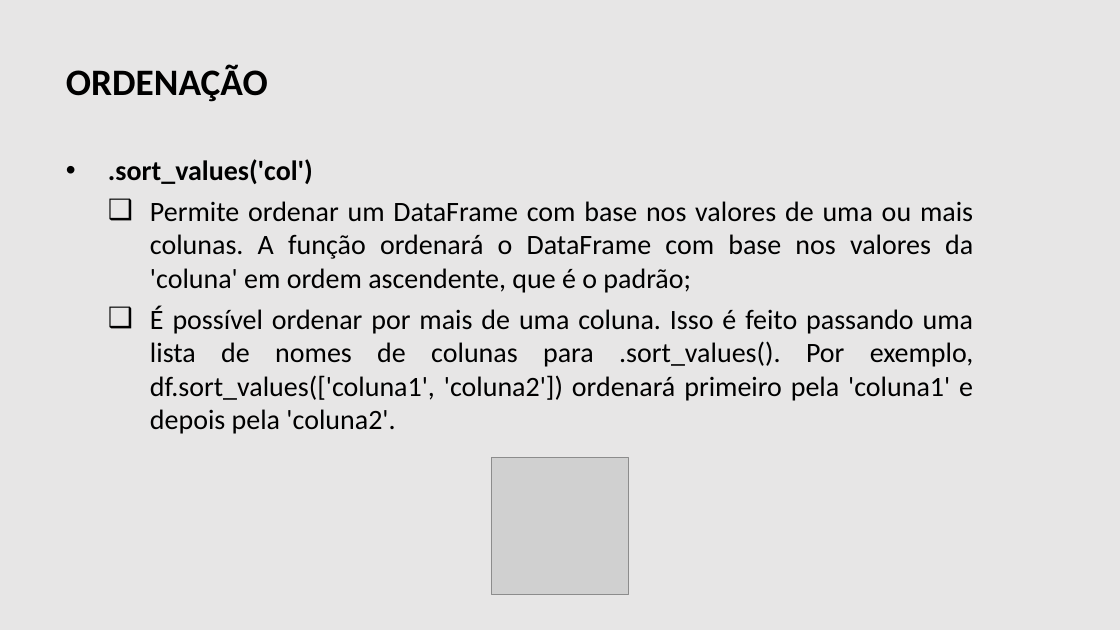
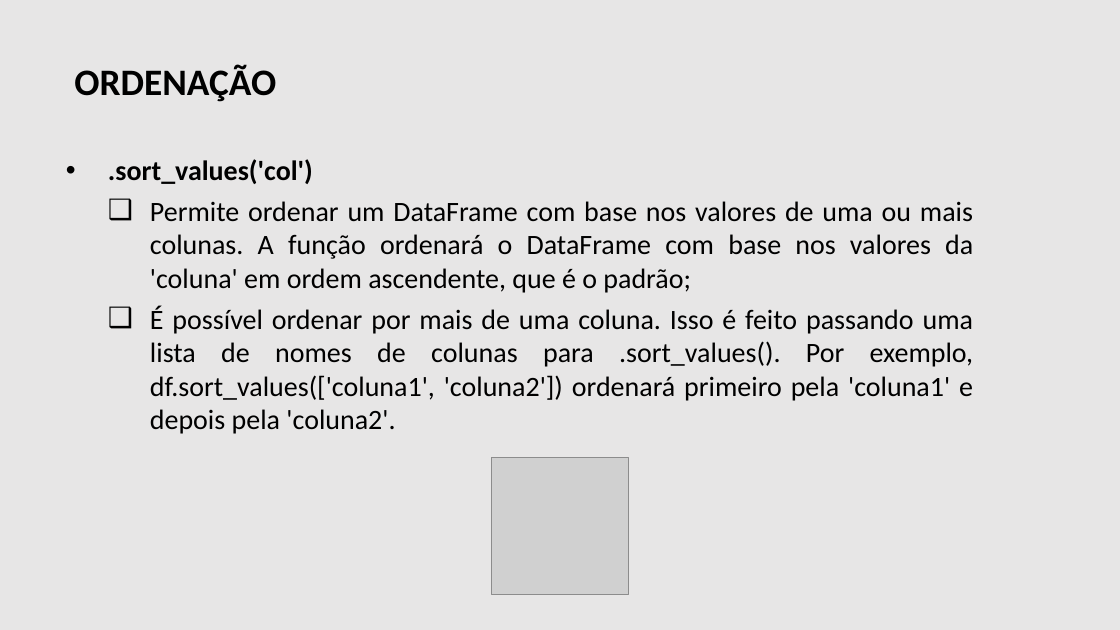
Before and after one commit to danielscarvalho/FIAP-Python-Data-Science-Statistics, a slide deck: slide 9 of T2 - Análise Exploratória e Estatística Descritiva.pptx. Drawn at 1120x630 pixels with LibreOffice and Linux fonts; fonts in the diff are those of the drawing; grey boxes stand for pictures; background and template pictures are left out. Boxes give left, top, right and bottom in pixels: in the first picture for what was removed or moved away, otherwise in the second. Text is boxed around its words. In the diff, an @@ line names an element or a change of style, - is before the commit and + after.

```diff
--- a/T2 - Análise Exploratória e Estatística Descritiva.pptx
+++ b/T2 - Análise Exploratória e Estatística Descritiva.pptx
@@ text "ORDENAÇÃO": place and size @@
-text "ORDENAÇÃO" at (66,64,268,102)
+text "ORDENAÇÃO" at (74,64,276,102)
```
Also in this commit, not shown: 46 other slides changed, 1 other file.
